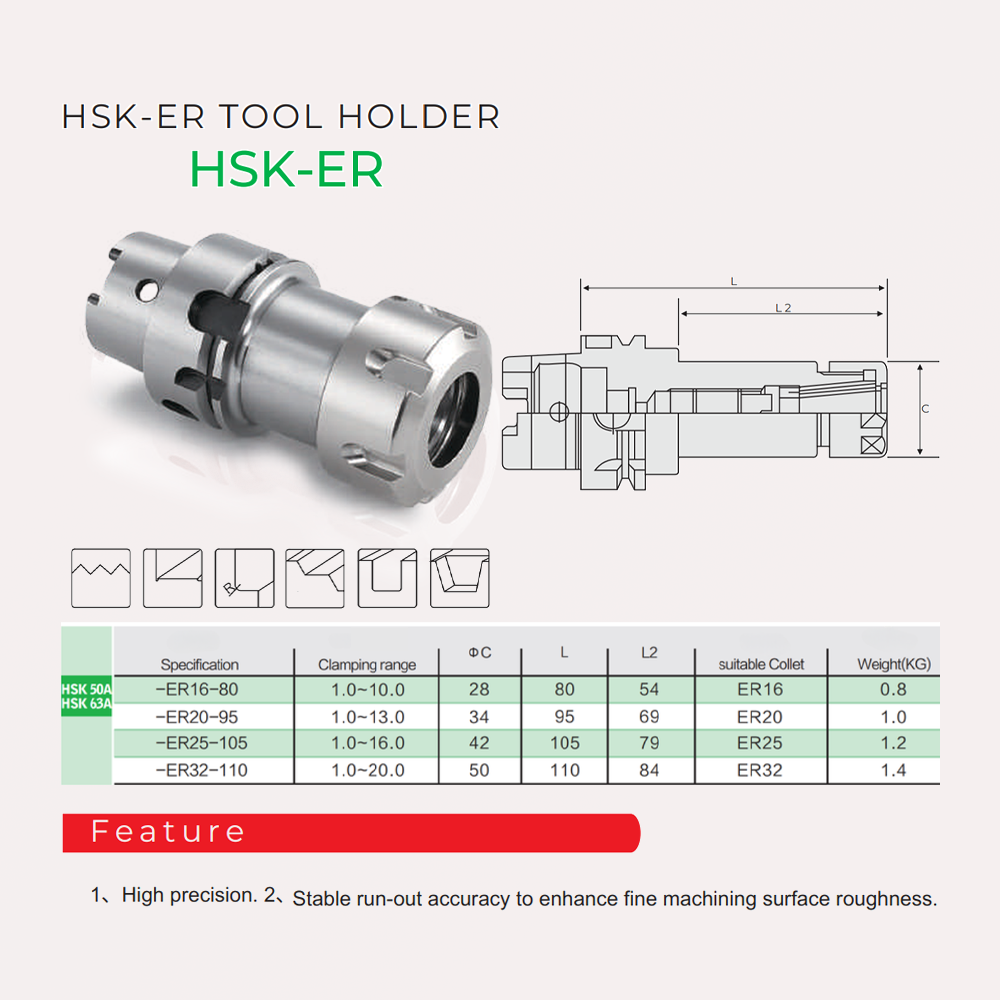
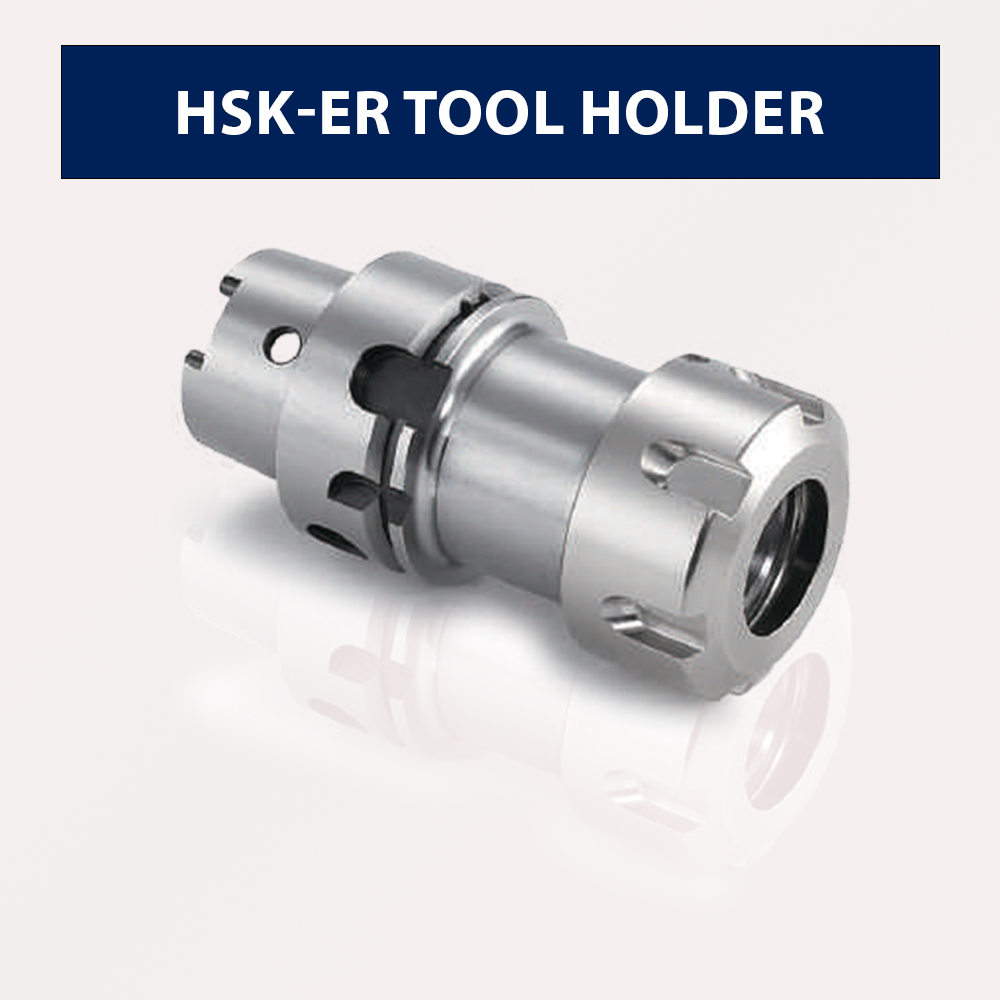
Two versions of the same layered image (1000 x 1000). Layer-by-layer changes:
renamed "hsk-gsk tool holder" to "hsk-er tool holder", showed it, painted on it over [155, 90, 847, 135]
showed "Rectangle 1" over [61, 45, 940, 179]
showed "Layer 6", painted on it over [155, 246, 852, 879]
showed "Layer 6 copy", painted on it over [155, 420, 854, 911]
hid group "anh-thong-so-ky-thuat" (7 layers) over [61, 103, 940, 911]